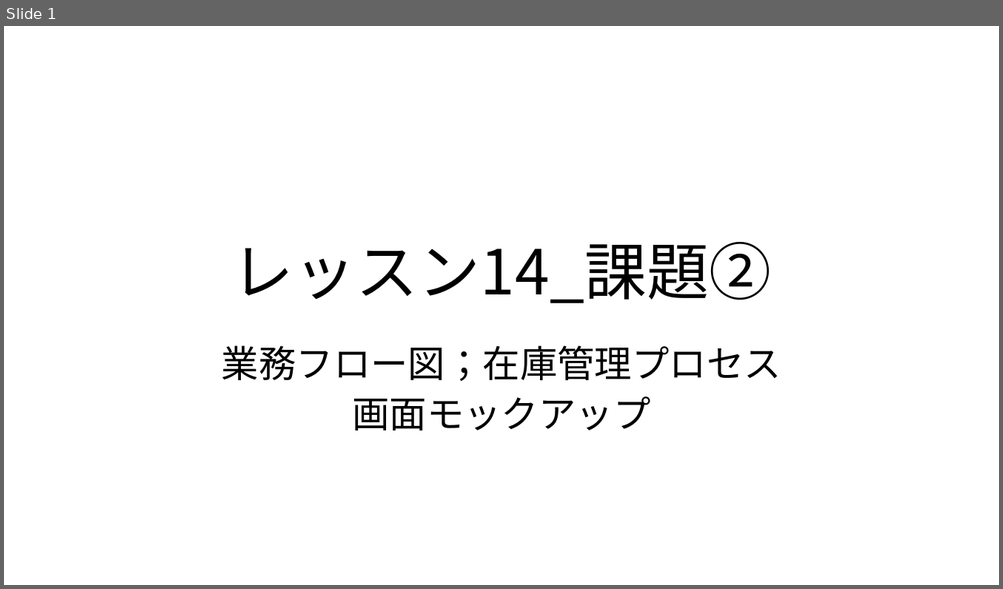
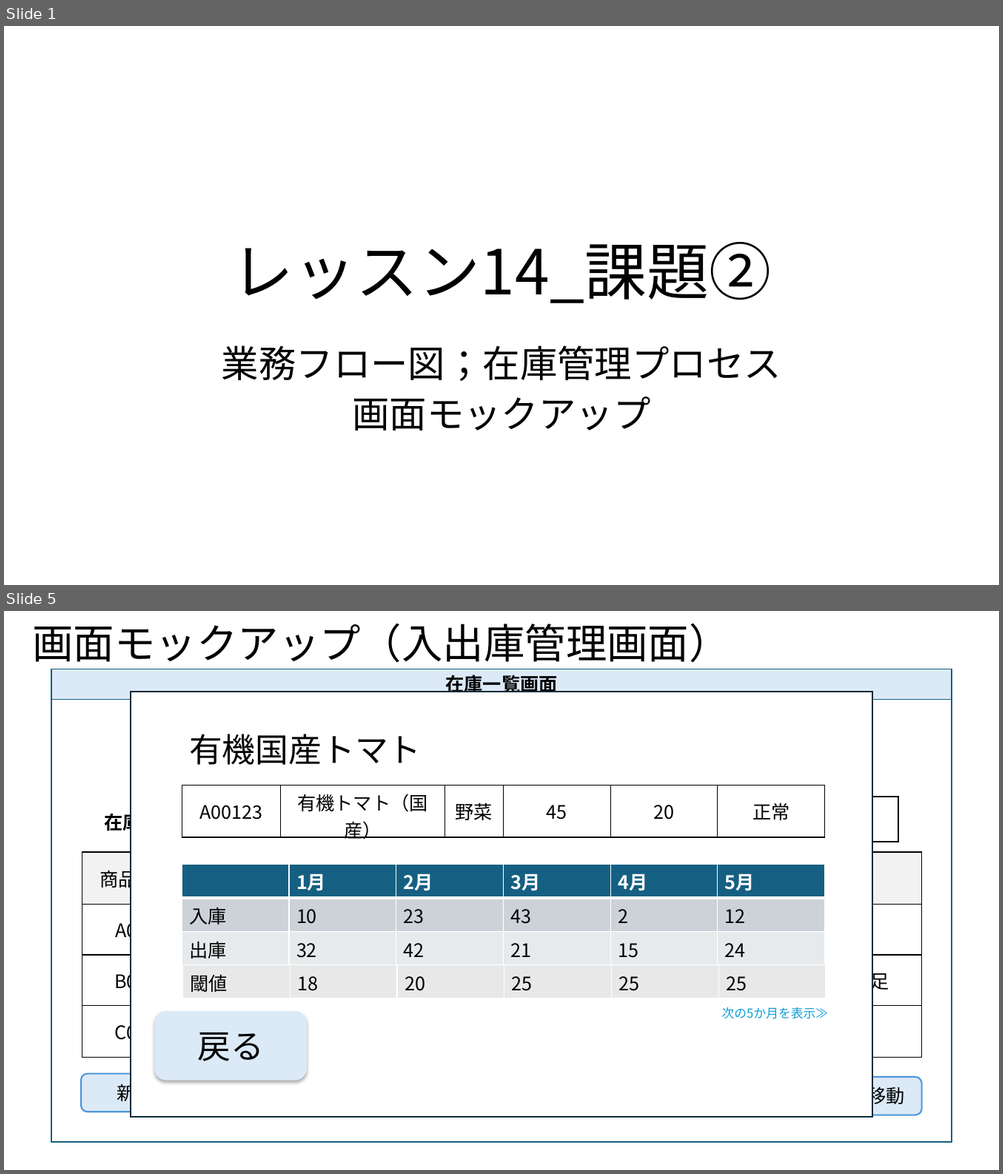
Before and after one commit to yuki-nishijima3/------, a slide deck: 14_extratask/02_Inventory/レッスン14_課題②.pptx. Shown one above the other, each under a label of ours: slide 1 before the commit, slides 1 and 5 after it; the slides between them are not shown. The pictures are 1003x589 and 1003x1174 pixels, drawn with LibreOffice and Linux fonts; fonts in the diff are those of the drawing. Boxes give left, top, right and bottom in pixels: in the first picture for what was removed or moved away, otherwise in the second. Text is boxed around its words. In the diff, an @@ line names an element or a change of style, - is before the commit and + after.

Commit message:
バックエンドの課題完了

```diff
--- a/14_extratask/02_Inventory/レッスン14_課題②.pptx
+++ b/14_extratask/02_Inventory/レッスン14_課題②.pptx
@@ slide 5 added at [4, 611, 999, 1170], background #FFFFFF @@
@@ title added at [32, 623, 729, 662], 39.6 pt, text #000000 @@
+画面モックアップ（入出庫管理画面）
@@ rectangle added at [52, 669, 951, 1142], fill #FFFFFF, outline #156082 1.5 pt @@
@@ rectangle added at [52, 669, 951, 699], fill #DCEAF7, outline #156082 0.75 pt, 18 pt, text #000000, bold @@
+在庫一覧画面
@@ rectangle added at [130, 692, 873, 1117], fill #FFFFFF, outline #092A39 1.5 pt @@
@@ text added at [189, 734, 421, 765], 32 pt, text #000000 @@
+有機国産トマト
@@ table added at [182, 786, 825, 945], 1 rows, 6 columns @@
+A00123 | 有機トマト（国産） | 野菜 | 45 | 20 | 正常
@@ text added at [104, 810, 179, 834], 18 pt, text #000000, bold @@
+在庫一覧
@@ rectangle added at [690, 797, 898, 842], fill #FFFFFF, outline #000000 1.5 pt @@
@@ table added at [82, 852, 923, 1056], 4 rows, 6 columns @@
+商品コード | 商品名 | カテゴリ | 在庫数 | 闘値 | 状態
+A00123 | 有機トマト（国産） | 野菜 | 45 | 20 | 正常
+B00456 | 牛乳 | 乳製品 | 12 | 15 | 在庫不足
+C00789 | お米（コシヒカリ5kg） | 穀物 | 28 | 25 | 正常
@@ table added at [182, 864, 826, 966], 3 rows, 6 columns @@
+ | 1月 | 2月 | 3月 | 4月 | 5月
+入庫 | 10 | 23 | 43 | 2 | 12
+出庫 | 32 | 42 | 21 | 15 | 24
@@ table added at [183, 965, 828, 999], 1 rows, 6 columns @@
+閾値 | 18 | 20 | 25 | 25 | 25
@@ text added at [722, 1008, 828, 1019], 12 pt, text #0F9ED5 @@
+次の5か月を表示≫
@@ rounded rectangle added at [155, 1011, 307, 1081], fill #DCEAF7, 32 pt, text #000000 @@
+戻る
@@ rounded rectangle added at [81, 1074, 190, 1113], fill #DCEAF7, outline #4E95D9 1.5 pt, 18 pt, text #000000 @@
+新規
@@ rounded rectangle added at [813, 1077, 922, 1116], fill #DCEAF7, outline #4E95D9 1.5 pt, 18 pt, text #000000 @@
+在庫移動
```
Also in this commit, not shown: 2 slides changed, 1 other slide added, 2 other files.
